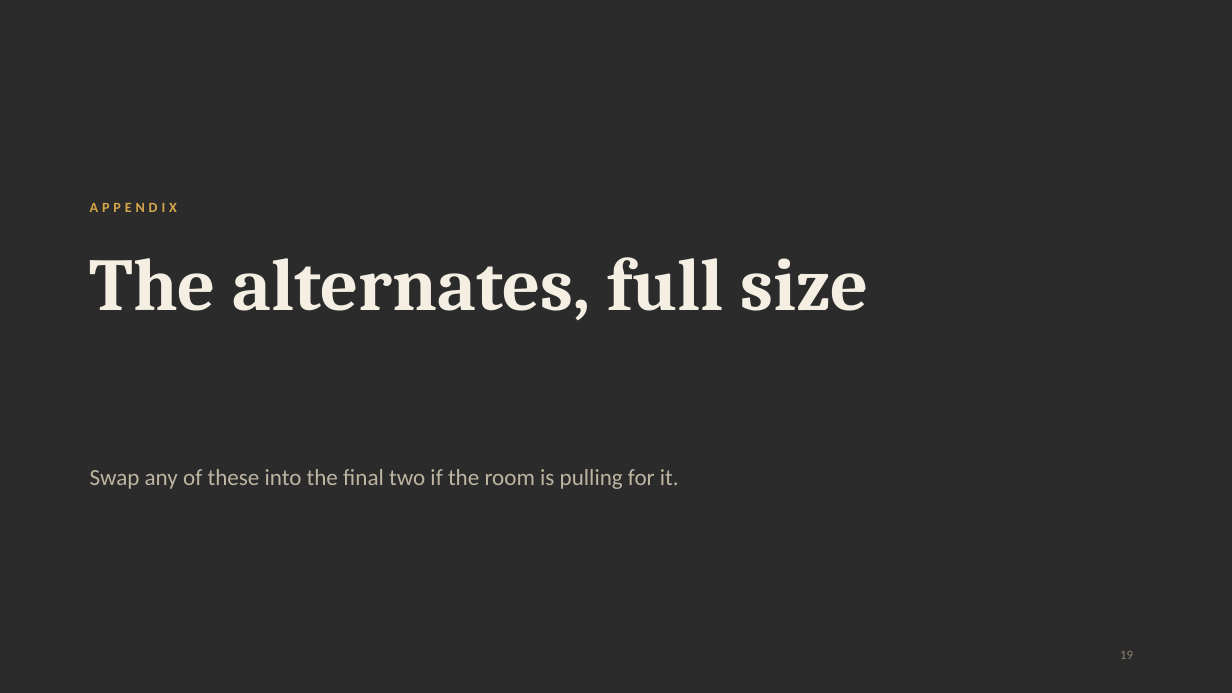
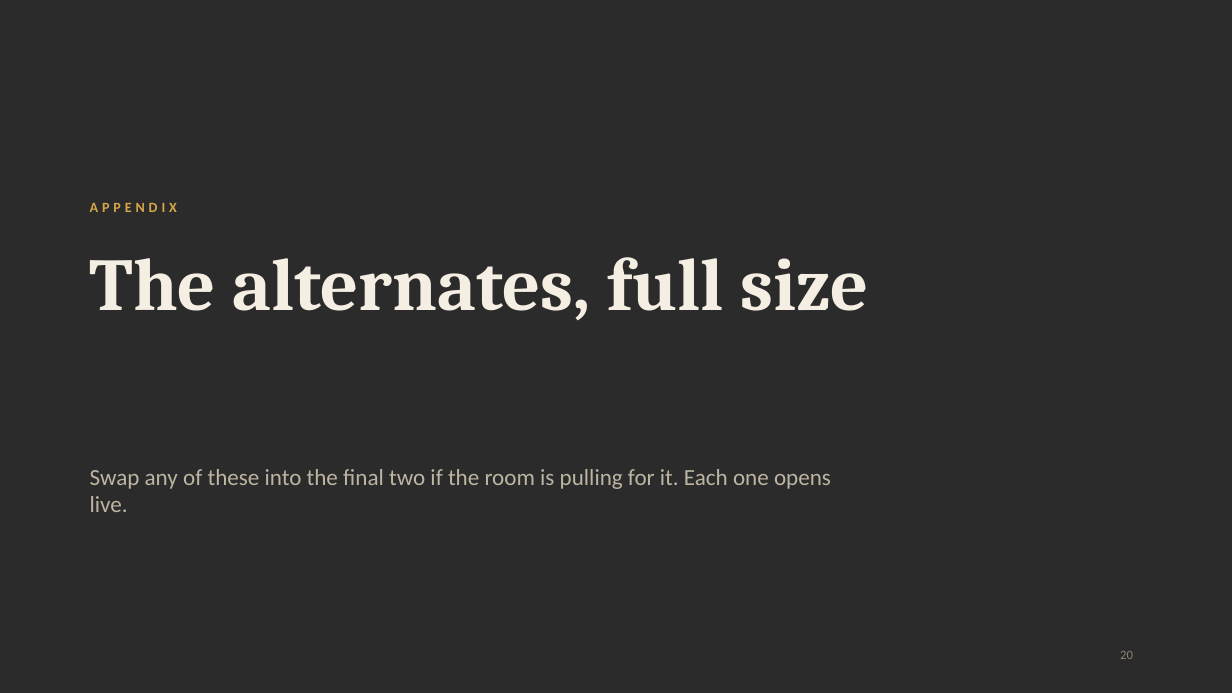
Before and after one commit to jpzllkfl/ace-design-presentation, a slide deck: slide 20 of ACE-Design-Review.pptx (slide 19 before the commit). Drawn at 1232x693 pixels with LibreOffice and Linux fonts; fonts in the diff are those of the drawing; background and template pictures are left out; a plain dark background stands for a picture behind light text. Boxes give left, top, right and bottom in pixels: in the first picture for what was removed or moved away, otherwise in the second. Text is boxed around its words. In the diff, an @@ line names an element or a change of style, - is before the commit and + after.

```diff
--- a/ACE-Design-Review.pptx
+++ b/ACE-Design-Review.pptx
@@ text at [90, 469, 831, 512]: text changed @@
-Swap any of these into the final two if the room is pulling for it.
+Swap any of these into the final two if the room is pulling for it. Each one opens live.
@@ page number at [1120, 651, 1133, 659]: text changed @@
-19
+20
```
Also in this commit, not shown: 9 other slides changed, 6 slides added, 5 slides removed, 4 other files.
